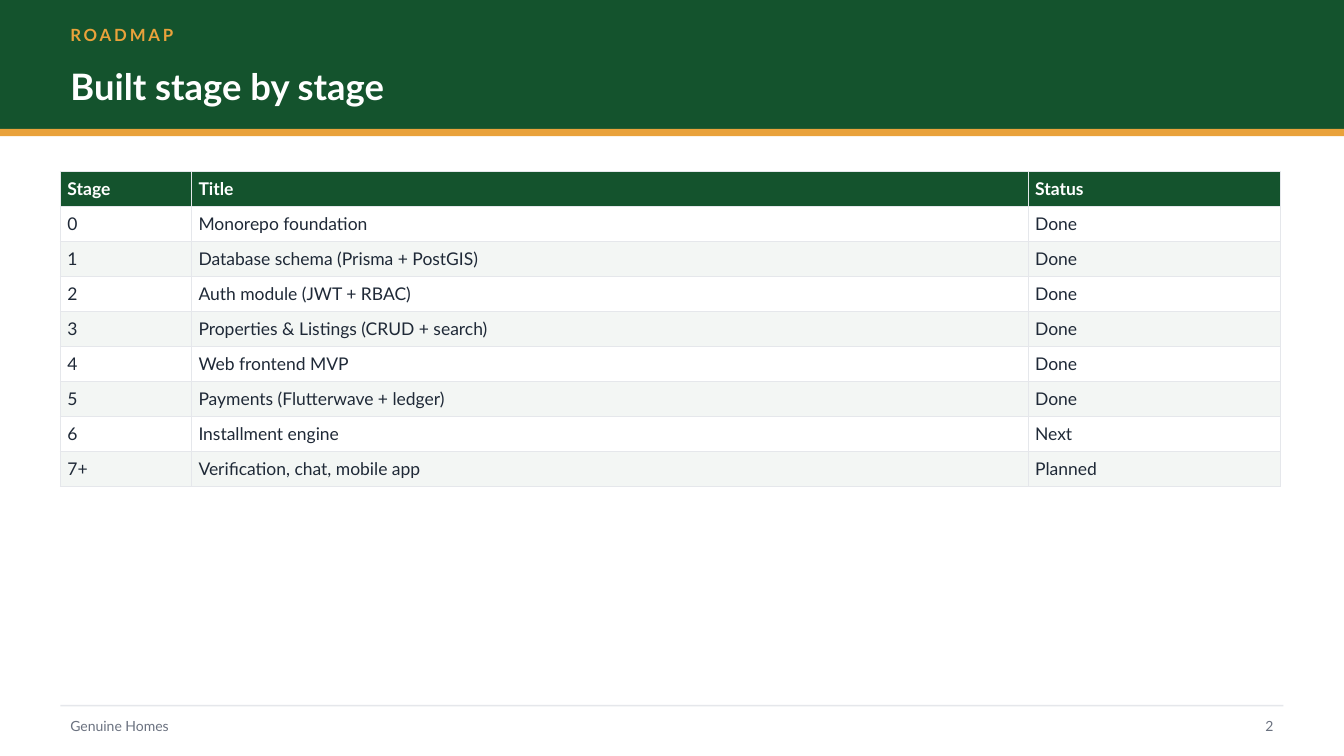
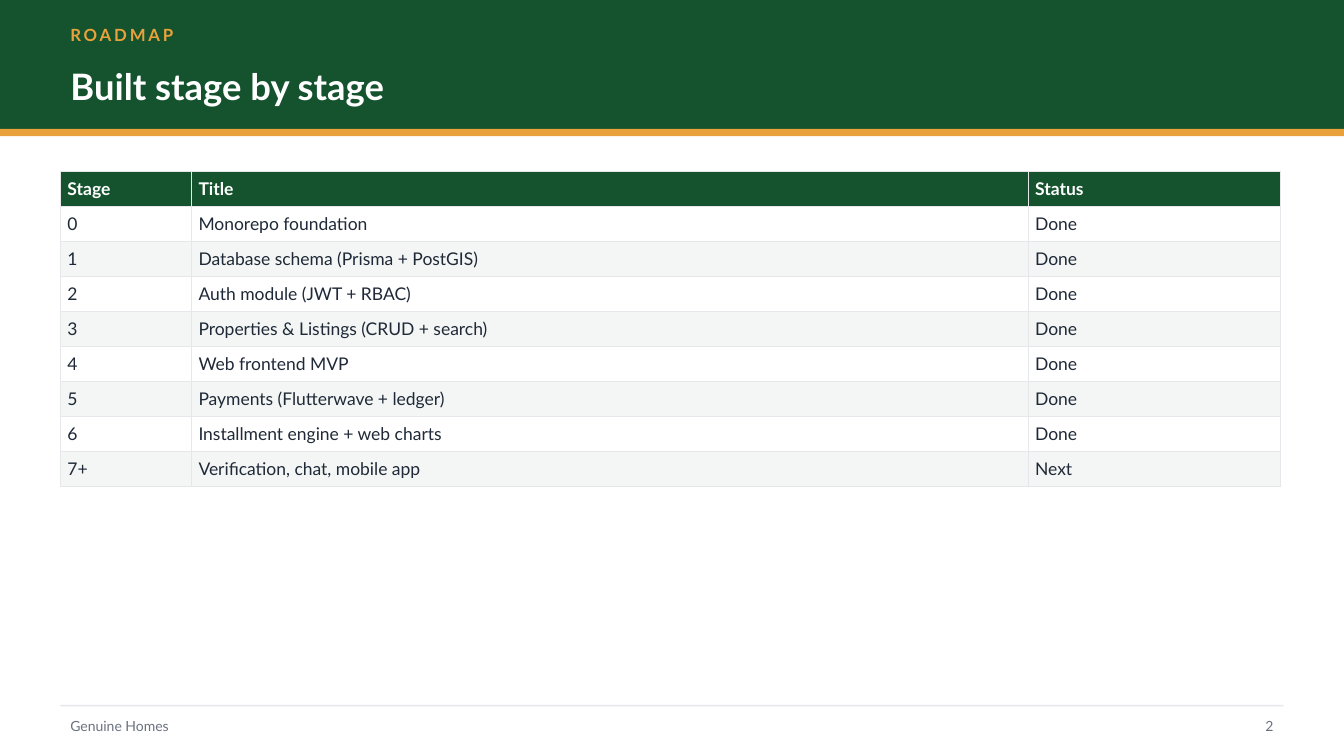
Before and after one commit to Mundesdaniel/Genuine-Homes, a slide deck: slide 3 of docs/presentations/00-genuine-homes-overview.pptx. Drawn at 1344x756 pixels with LibreOffice and Linux fonts; fonts in the diff are those of the drawing. Boxes give left, top, right and bottom in pixels: in the first picture for what was removed or moved away, otherwise in the second. Text is boxed around its words. In the diff, an @@ line names an element or a change of style, - is before the commit and + after.

```diff
--- a/docs/presentations/00-genuine-homes-overview.pptx
+++ b/docs/presentations/00-genuine-homes-overview.pptx
@@ table at [60,171,1280,482] @@
-row 8, column 2: Installment engine
+row 8, column 2: Installment engine + web charts
-row 8, column 3: Next
+row 8, column 3: Done
-row 9, column 3: Planned
+row 9, column 3: Next
```
Also in this commit, not shown: 52 other files.
